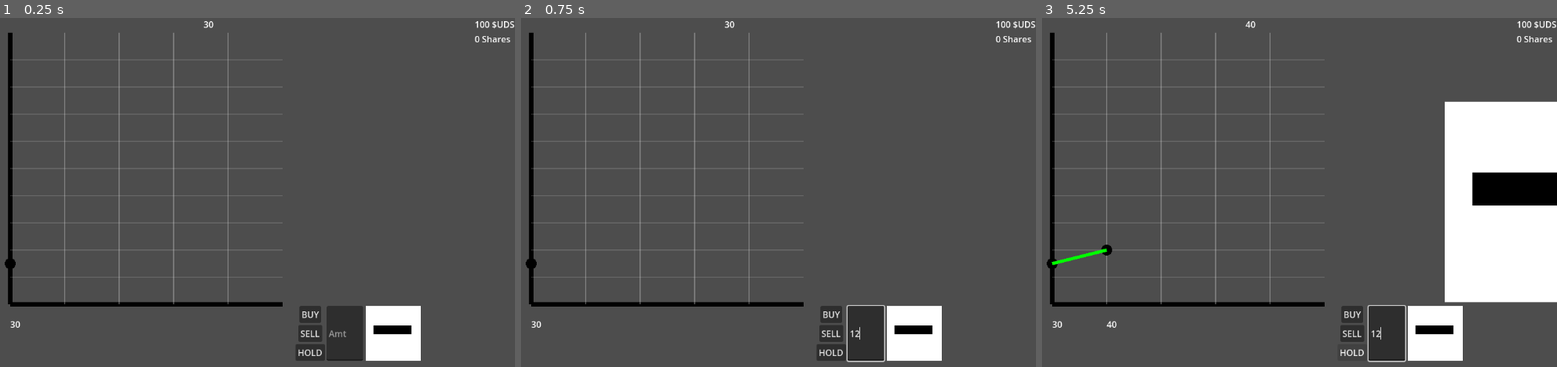
Above: before the commit, frames 1-3 (left to right).
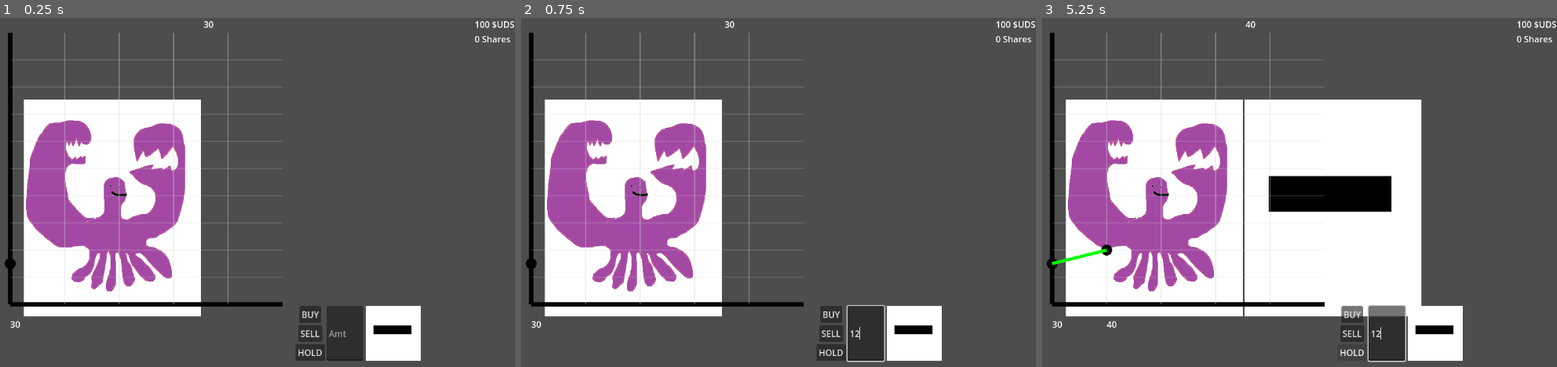
Above: after the commit, the same moments.

Repository: absentnot/GGJ-25
Game: Godot game, scene res://scenes/main.tscn
Two runs of this game, one before a commit and one after it. Both use one fixed random seed, a clock stepped at 60 frames per second and the inputs below.
Inputs (mouse positions are in pixels of both pictures, inside the frame that each line leads up to):
- Up to frame 1 (0.25 s): no input
- Up to frame 2 (0.75 s): click (866, 332) at 0.52 s; type "12" at 0.6 s
- Up to frame 3 (5.25 s): click "BUY" at 1.25 s; click "SELL" at 2 s; click "HOLD" at 2.75 s; click "BUY" at 3.5 s; click "SELL" at 4.25 s; click "HOLD" at 5 s

The runs differ from the first frame. In frame 1, 21% of the frame differs, in the area x 4-40%, y 23-86%; in frame 2, 21%; in frame 3, 55%, in the area x 4-100%, y 23-86%.

Commit message:
Rendering orders side by side w/crab now! Nice

Diff:
--- a/scenes/roundThree.tscn
+++ b/scenes/roundThree.tscn
@@ -11,10 +11,11 @@
 script = ExtResource("1_skeiq")
 
 [node name="VBoxContainer" type="VBoxContainer" parent="."]
-offset_left = 942.0
-offset_top = 154.0
-offset_right = 1156.0
-offset_bottom = 523.0
+offset_left = 250.0
+offset_top = 150.0
+offset_right = 464.0
+offset_bottom = 519.0
+scale = Vector2(0.880002, 1.08)
 
 [node name="SenShellstrong" type="HBoxContainer" parent="VBoxContainer"]
 layout_mode = 2
--- a/scripts/agents/agent.gd
+++ b/scripts/agents/agent.gd
@@ -12,7 +12,7 @@
 	var sprite = TextureRect.new()
 	sprite.set_texture(load("res://assets/" + spriteName))
 	sprite.set_stretch_mode(TextureRect.STRETCH_SCALE)
-	sprite.set_expand_mode(TextureRect.EXPAND_FIT_HEIGHT)
+	sprite.set_expand_mode(TextureRect.EXPAND_FIT_WIDTH)
 	add_child(sprite)
 	orderVisualizer = OrderVisualizer.new()
 	add_child(orderVisualizer)
Not shown: 1 places in scenes/agentScene.tscn that only renumber resources
